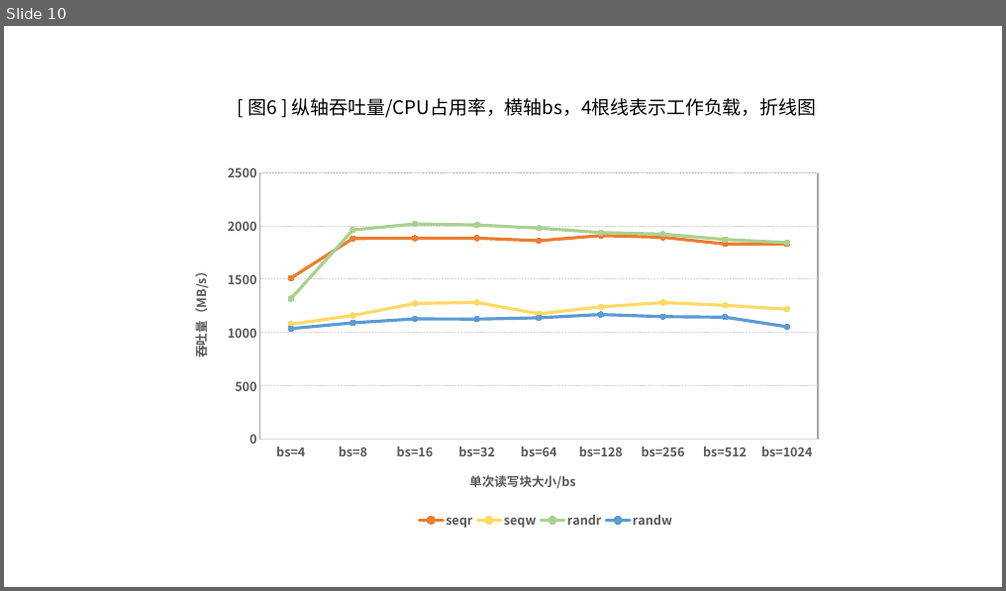
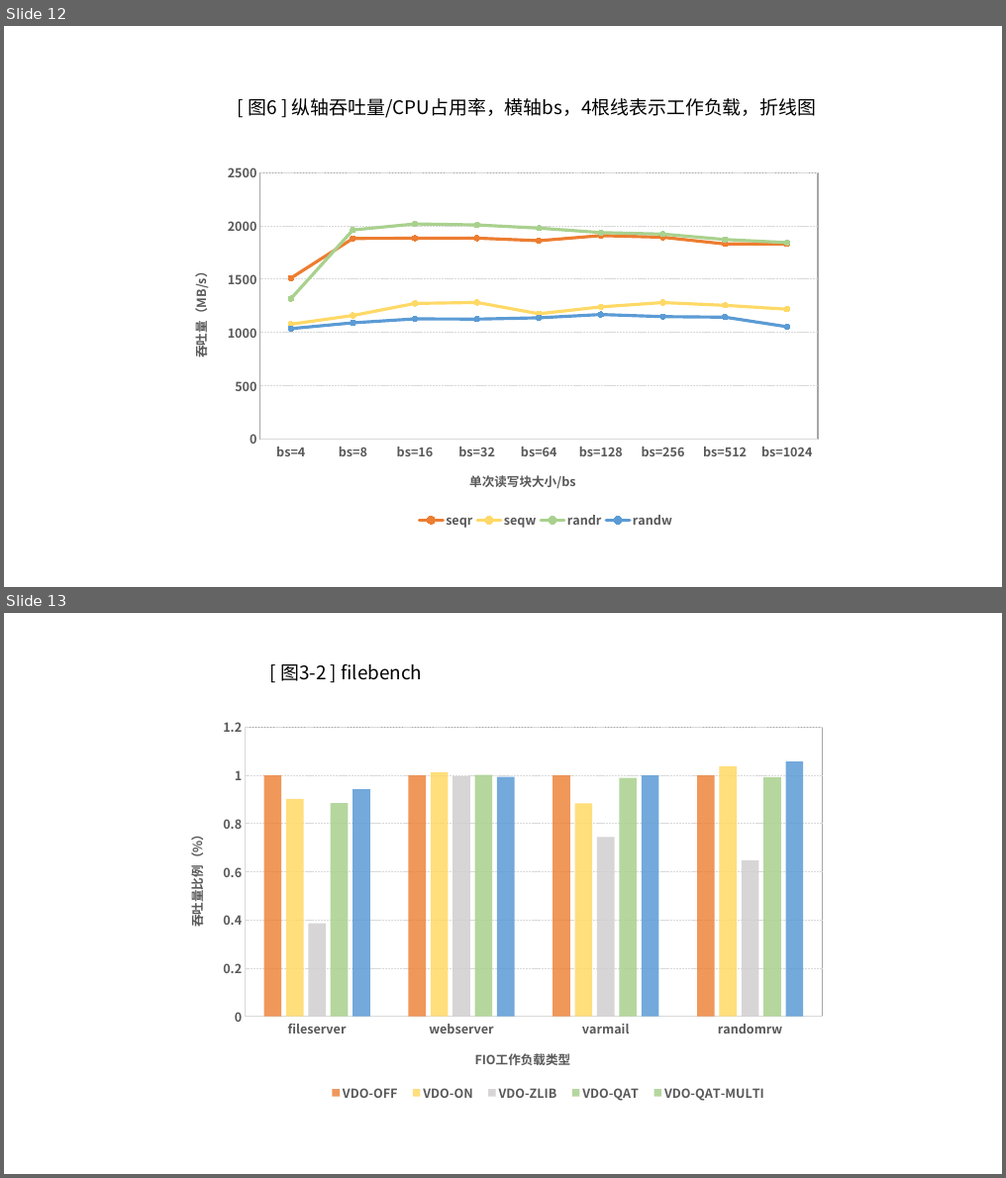
Before and after one commit to lingxu-wxw/intel-vdo-note, a slide deck: VDO测试图表.pptx. Shown one above the other, each under a label of ours: slide 10 before the commit, slides 12 and 13 after it. The pictures are 1006x591 and 1006x1178 pixels, drawn with LibreOffice and Linux fonts; fonts in the diff are those of the drawing. Boxes give left, top, right and bottom in pixels: in the first picture for what was removed or moved away, otherwise in the second. Text is boxed around its words. In the diff, an @@ line names an element or a change of style, - is before the commit and + after.

```diff
--- a/VDO测试图表.pptx
+++ b/VDO测试图表.pptx
@@ slide 13 added at box(4, 613, 1002, 1174), background #FFFFFF @@
@@ text added at box(280, 663, 422, 681), 18 pt, text #000000 @@
+[ 图3-2 ] filebench
@@ column chart added at box(170, 710, 836, 1115) @@
+categories: fileserver, webserver, varmail, randomrw
+VDO-OFF: 1, 1, 1, 1
+VDO-ON: 0.9, 1.01, 0.88, 1.04
+VDO-ZLIB: 0.39, 0.99, 0.74, 0.65
+VDO-QAT: 0.89, 1, 0.99, 0.99
+VDO-QAT-MULTI: 0.94, 0.99, 1, 1.06
@@ what was slide 10 is now slide 12 @@
```
Also in this commit, not shown: 5 slides changed, 2 other slides added, 2 other files.
